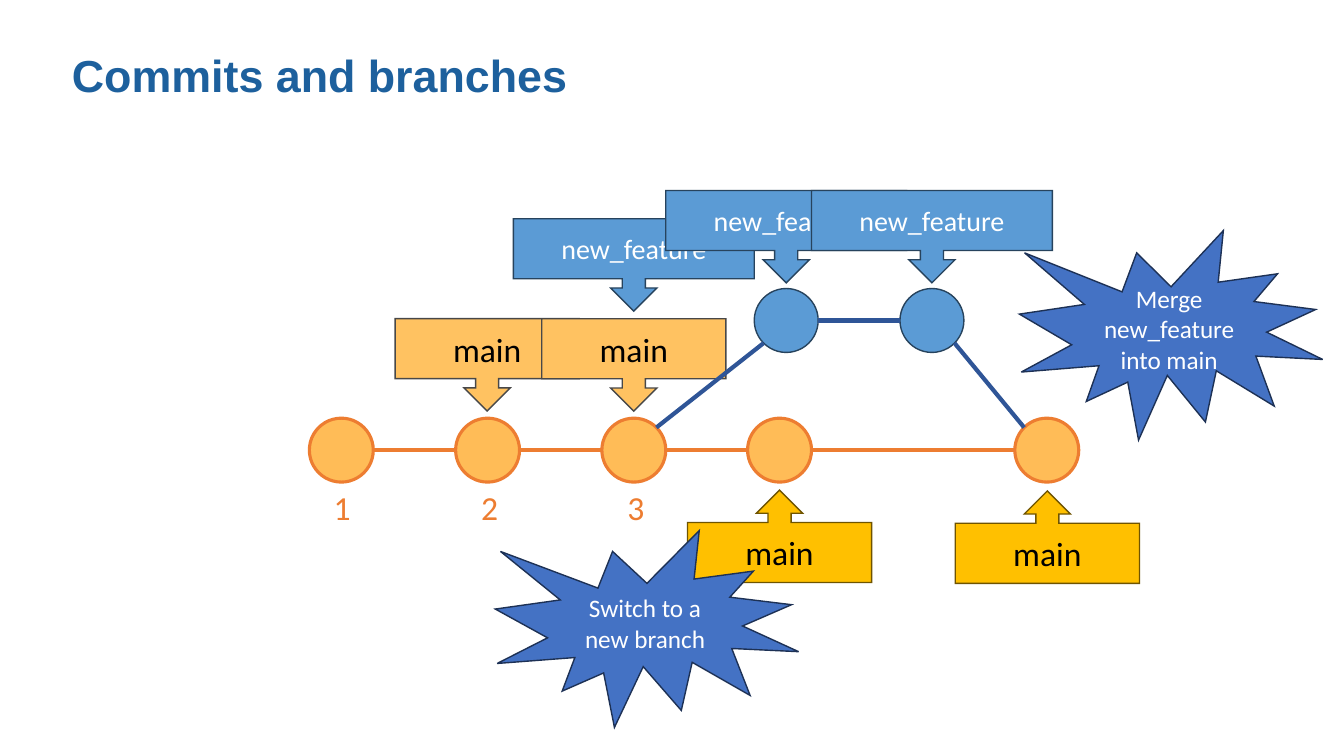
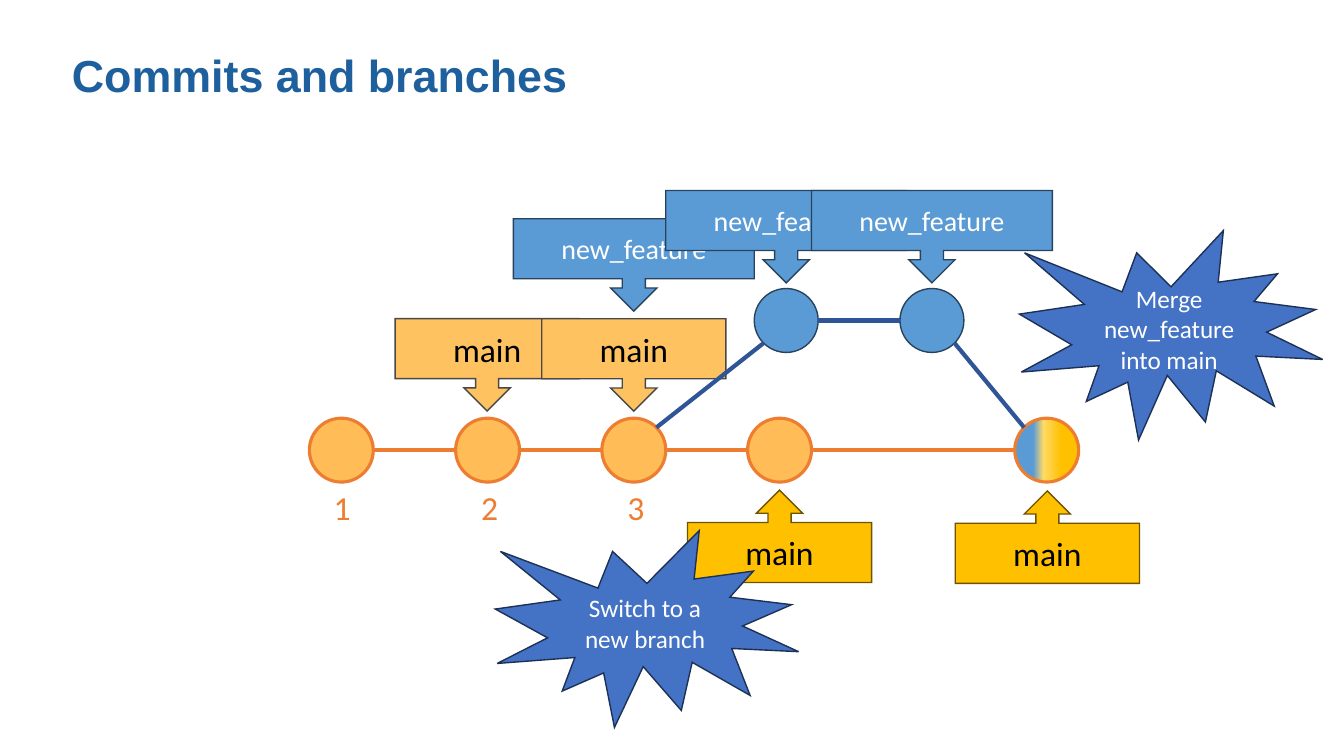
Before and after one commit to moj-analytical-services/intro_to_github_training, a slide deck: slide 6 of GitGitHub slides.pptx (slide 5 before the commit). Drawn at 1344x756 pixels with LibreOffice and Linux fonts; fonts in the diff are those of the drawing. Boxes give left, top, right and bottom in pixels: in the first picture for what was removed or moved away, otherwise in the second. Text is boxed around its words. In the diff, an @@ line names an element or a change of style, - is before the commit and + after.

```diff
--- a/GitGitHub slides.pptx
+++ b/GitGitHub slides.pptx
@@ ellipse at <box>1015,418,1079,482</box>: fill #FFBC57 to gradient #FFC000 to #FFD966 to #5B9BD5 @@
```
Also in this commit, not shown: 8 other slides changed, 4 slides added, 1 slide removed, 1 other file.
